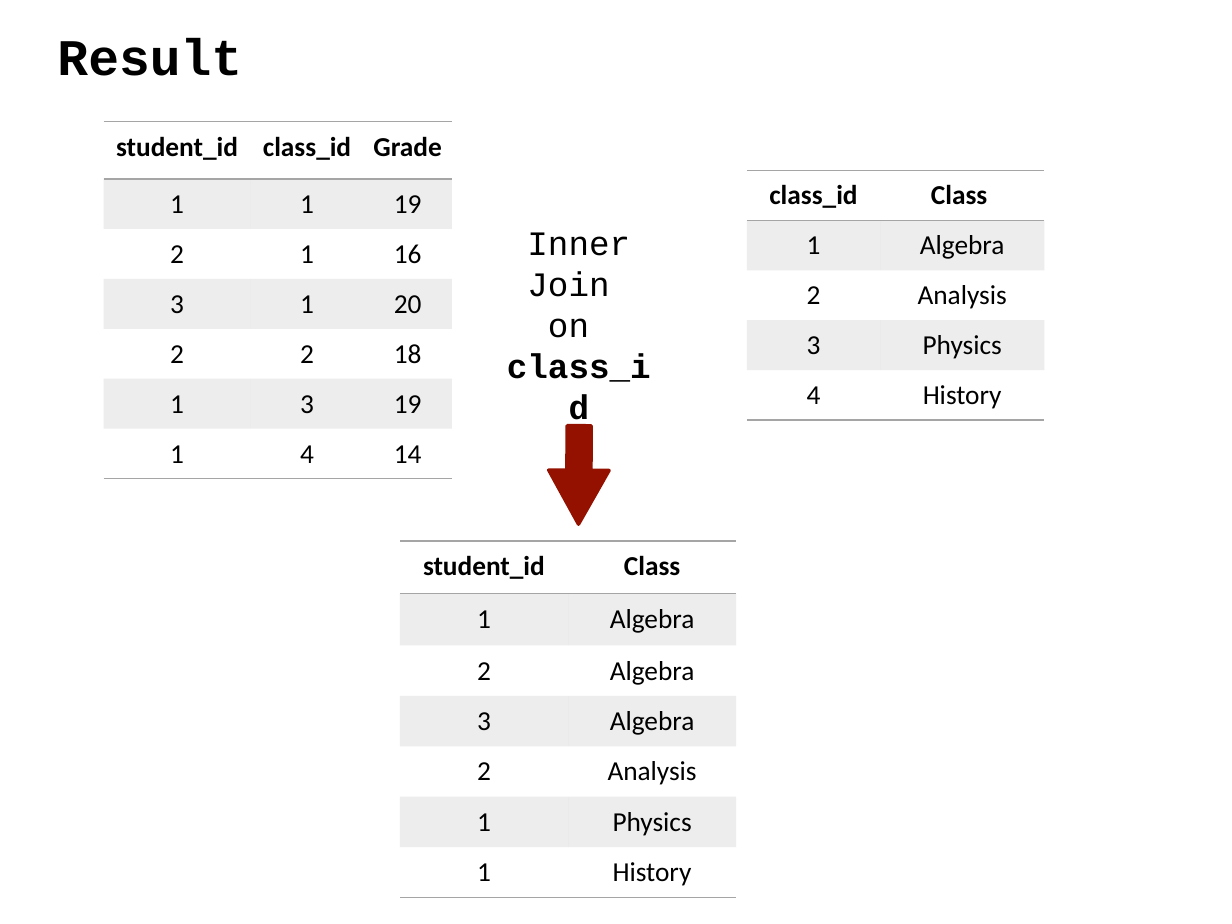
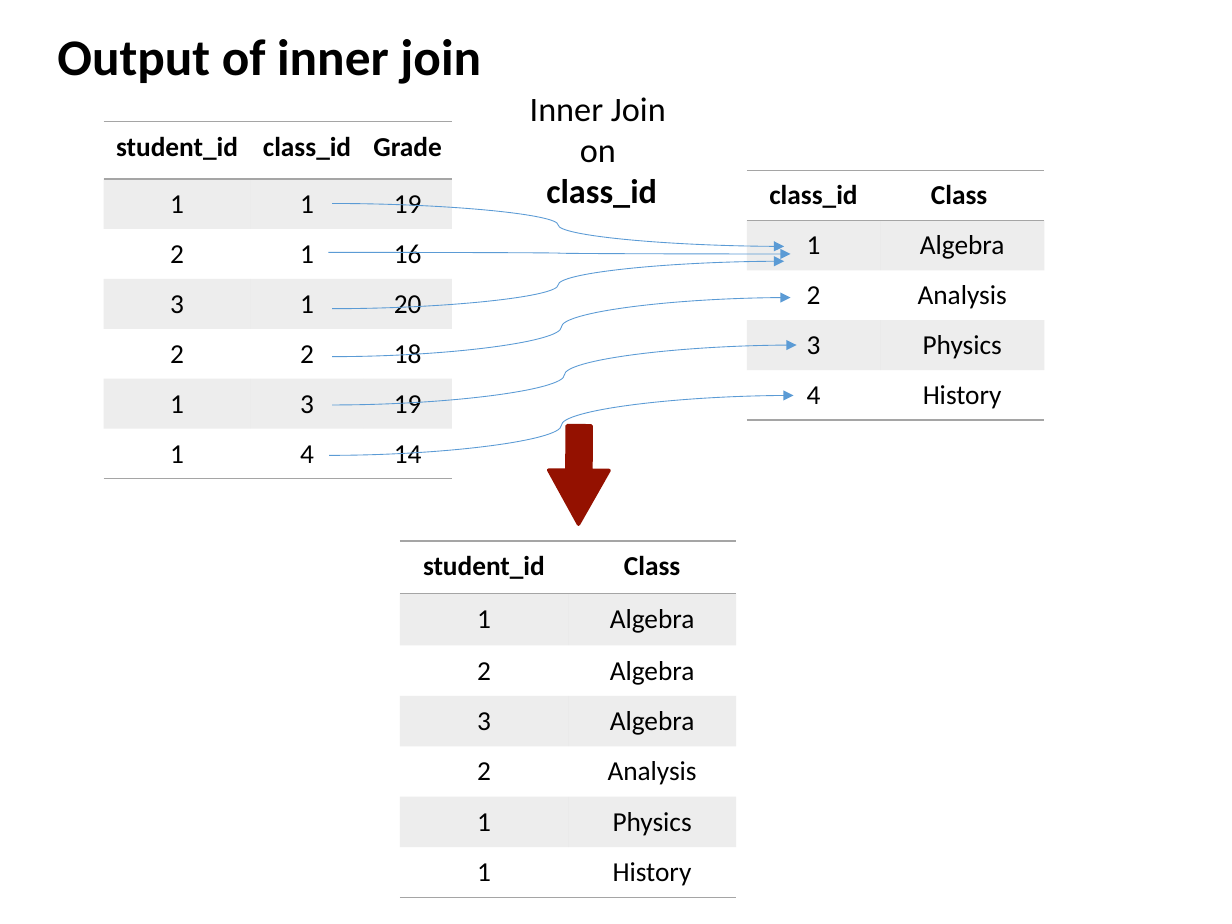
Before and after one commit to ipeirotis/introduction-to-databases, a slide deck: slide 7 of session4/C-SQL_Joins.pptx. Drawn at 1232x924 pixels with LibreOffice and Linux fonts; fonts in the diff are those of the drawing. Boxes give left, top, right and bottom in pixels: in the first picture for what was removed or moved away, otherwise in the second. Text is boxed around its words. In the diff, an @@ line names an element or a change of style, - is before the commit and + after.

```diff
--- a/session4/C-SQL_Joins.pptx
+++ b/session4/C-SQL_Joins.pptx
@@ text at (x1=57, y1=39, x2=481, y2=84): text changed; font Courier New to Calibri @@
-Result
+Output of inner join
@@ text "Inner Join" moved from (x1=507, y1=232, x2=651, y2=382) to (x1=530, y1=97, x2=666, y2=208) @@
@@ text "Inner Join" at (x1=530, y1=97, x2=666, y2=208): font Courier New to Calibri @@
@@ curved arrow added from (333, 203) to (784, 246), #5B9BD5 0.5 pt @@
@@ curved arrow added from (328, 253) to (791, 254), #5B9BD5 0.5 pt @@
@@ curved arrow added from (333, 309) to (784, 261), #5B9BD5 0.5 pt @@
@@ curved arrow added from (333, 357) to (791, 298), #5B9BD5 0.5 pt @@
@@ curved arrow added from (333, 405) to (797, 345), #5B9BD5 0.5 pt @@
@@ curved arrow added from (329, 456) to (793, 395), #5B9BD5 0.5 pt @@
```
Also in this commit, not shown: 14 other slides changed, 2 slides added, 2 slides removed.
